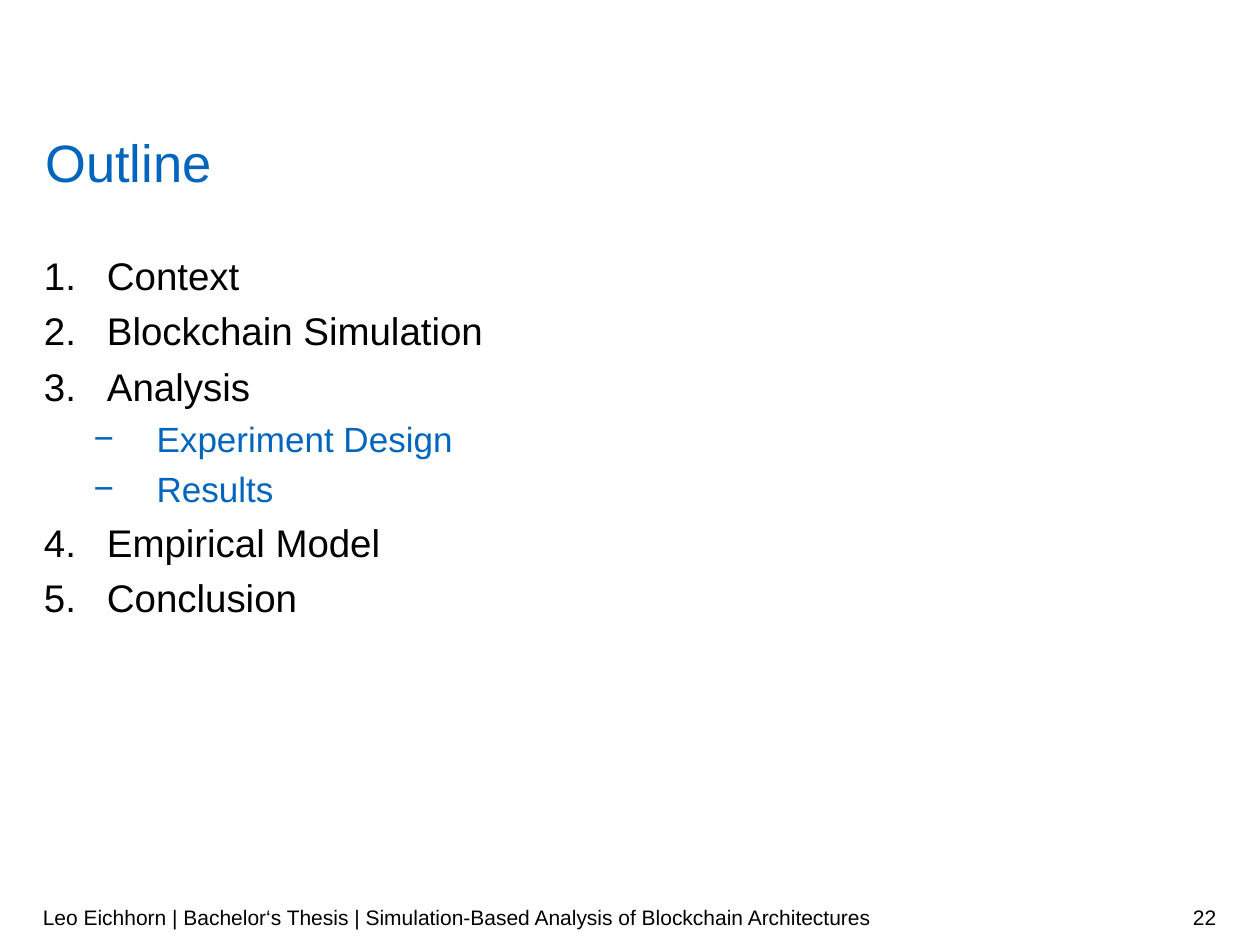
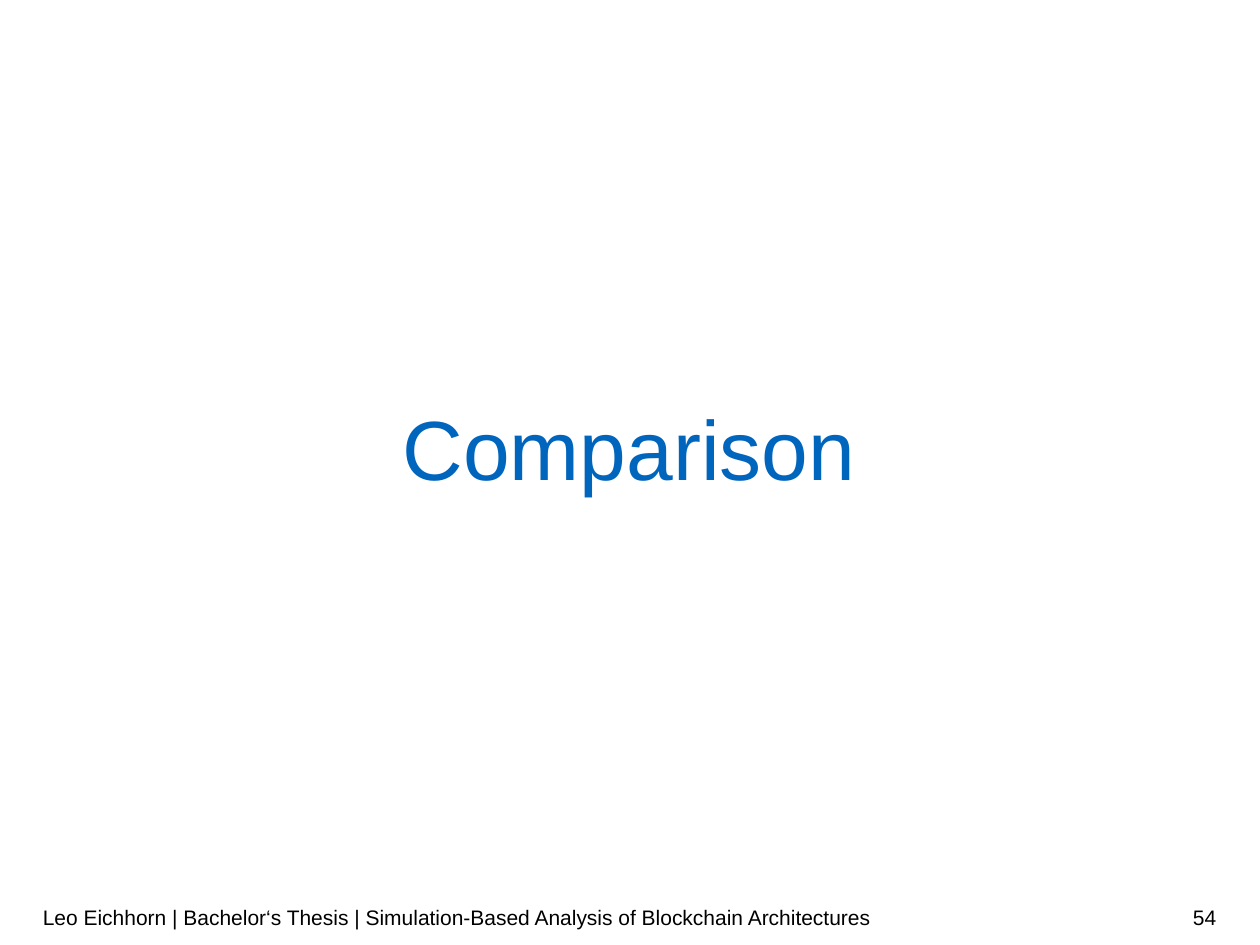
Before and after one commit to LeoEichhorn/Blockchain, a slide deck: slide 54 of Presentation/Blockchain.pptx (slide 22 before the commit). Drawn at 1260x945 pixels with LibreOffice and Linux fonts; fonts in the diff are those of the drawing; background and template pictures are left out. Boxes give left, top, right and bottom in pixels: in the first picture for what was removed or moved away, otherwise in the second. Text is boxed around its words. In the diff, an @@ line names an element or a change of style, - is before the commit and + after.

```diff
--- a/Presentation/Blockchain.pptx
+++ b/Presentation/Blockchain.pptx
@@ title removed at [45,144,211,183] @@
-Outline
@@ text removed at [107,263,482,613] @@
-1. Context
-2. Blockchain Simulation
-3. Analysis
-    − Experiment Design
-    − Results
-4. Empirical Model
-5. Conclusion
@@ title added at [403,419,856,496], 48 pt, text #0065BD @@
+Comparison
@@ page number at [1193,910,1216,926]: text changed @@
-22
+54
```
Also in this commit, not shown: 21 other slides changed, 8 slides added, 19 other files.
